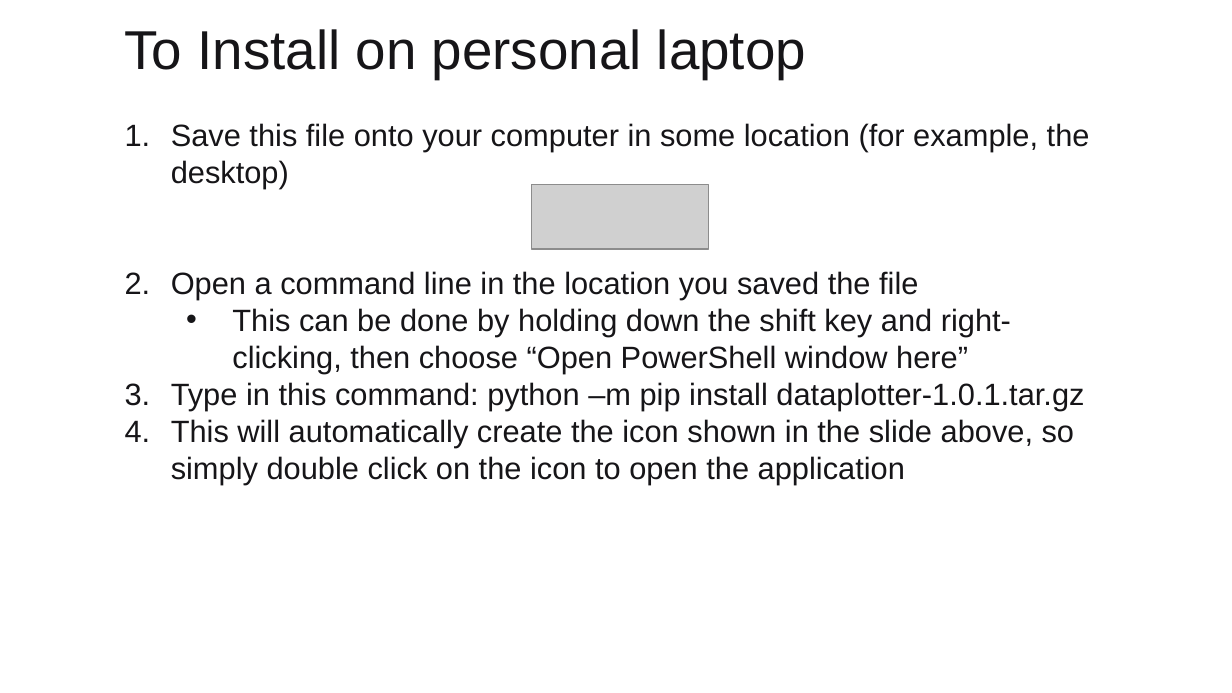
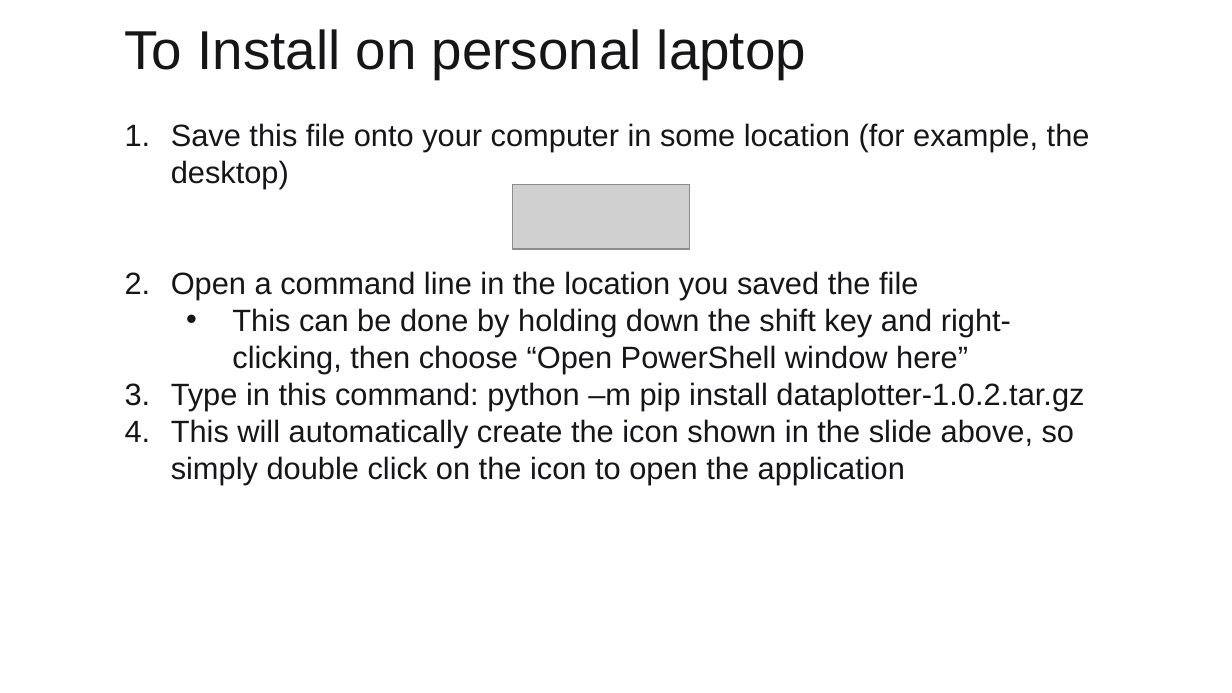
Before and after one commit to davidwolfson613/dataplotter, a slide deck: slide 2 of How-To Guide for Dataplotter.pptx (slide 3 before the commit). Drawn at 1232x693 pixels with LibreOffice and Linux fonts; fonts in the diff are those of the drawing; grey boxes stand for pictures; background and template pictures are left out. Boxes give left, top, right and bottom in pixels: in the first picture for what was removed or moved away, otherwise in the second. Text is boxed around its words. In the diff, an @@ line names an element or a change of style, - is before the commit and + after.

```diff
--- a/How-To Guide for Dataplotter.pptx
+++ b/How-To Guide for Dataplotter.pptx
@@ picture: place and size @@
-picture at <box>531,185,708,249</box>
+picture at <box>513,185,690,249</box>
@@ text at <box>171,382,1084,410</box>: text changed @@
-3. Type in this command: python –m pip install dataplotter-1.0.1.tar.gz
+3. Type in this command: python –m pip install dataplotter-1.0.2.tar.gz
```
Also in this commit, not shown: 1 other slide changed, 1 slide removed, 3 other files.
